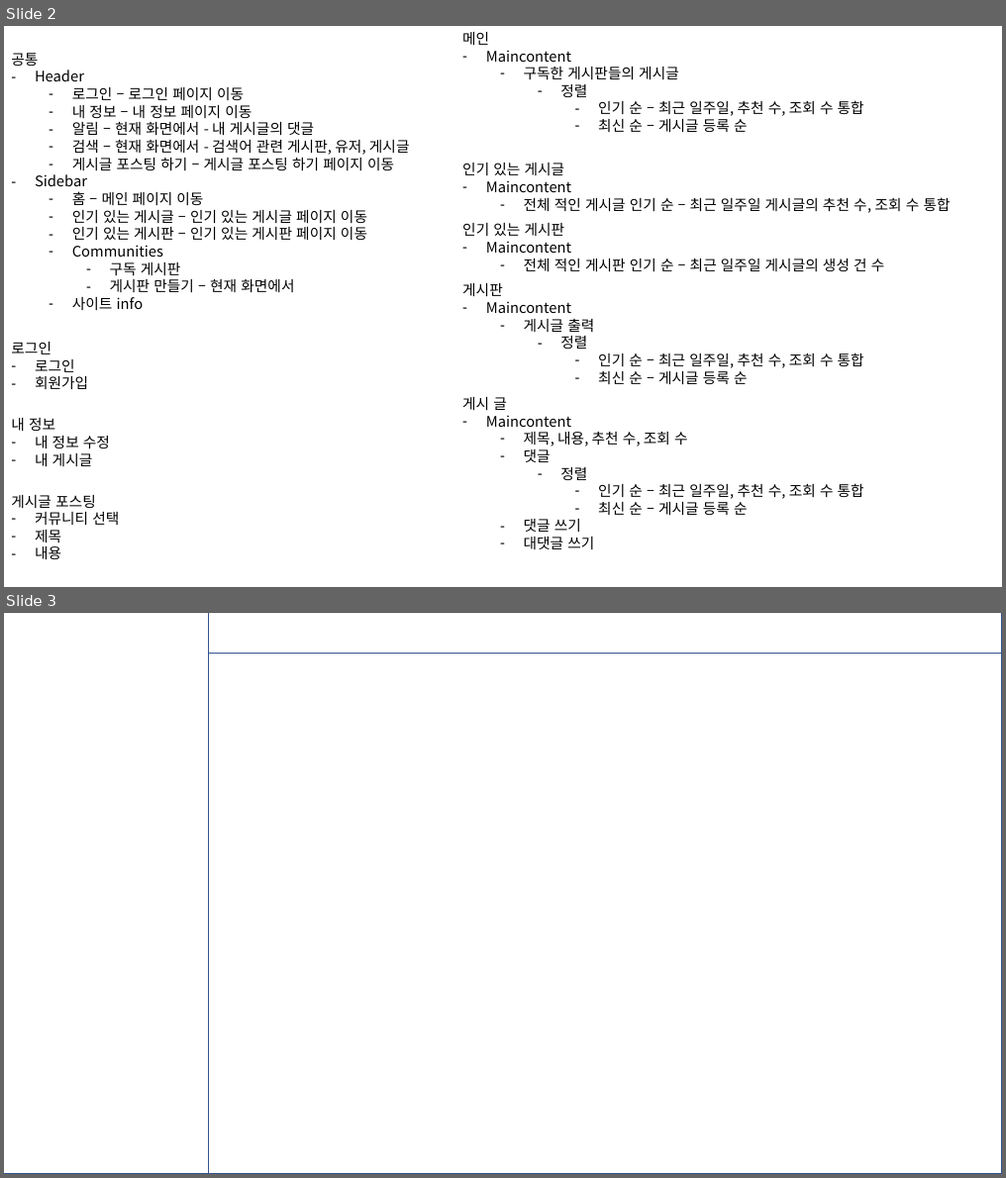
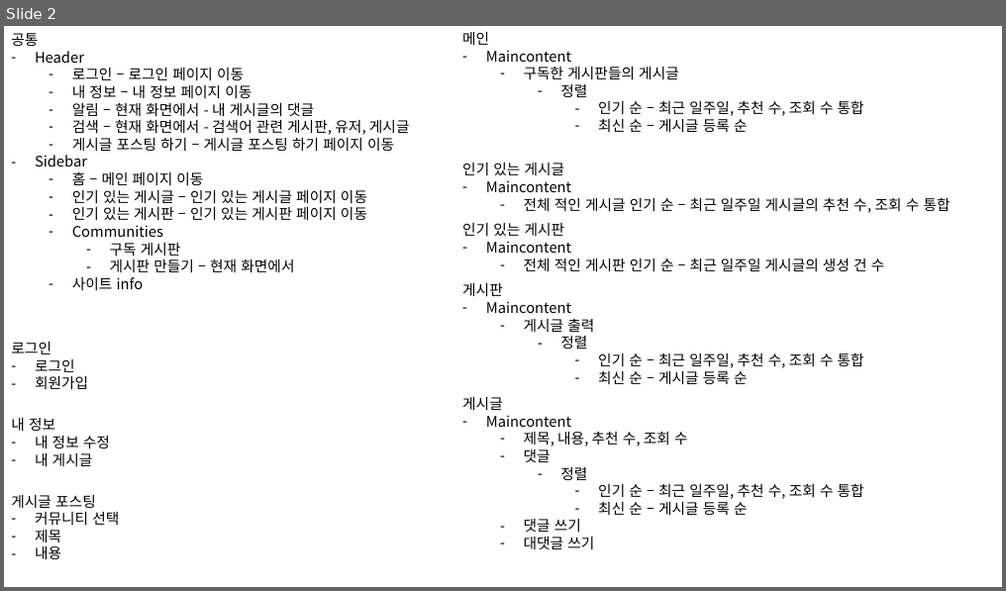
Before and after one commit to heegg02/wooriggiri, a slide deck: chatbot/db 구성.pptx. Shown one above the other, each under a label of ours: slides 2 and 3 before the commit, slide 2 after it. The pictures are 1006x1178 and 1006x591 pixels, drawn with LibreOffice and Linux fonts; fonts in the diff are those of the drawing. Boxes give left, top, right and bottom in pixels: in the first picture for what was removed or moved away, otherwise in the second. Text is boxed around its words. In the diff, an @@ line names an element or a change of style, - is before the commit and + after.

Commit message:
업데이트 react 연습 및 작업

```diff
--- a/chatbot/db 구성.pptx
+++ b/chatbot/db 구성.pptx
@@ slide 3 removed at [4,613,1002,1174], background #FFFFFF @@
@@ rectangle removed at [4,613,208,1174] @@
@@ rectangle removed at [208,613,1002,653] @@
@@ rectangle removed at [208,653,1002,1174] @@
@@ slide 2 changed as well @@
@@ text "공통": place and size @@
-text "공통" at [11,53,410,310]
+text "공통" at [11,33,410,290]
@@ text at [462,397,503,410]: spaces changed @@
-게시 글
+게시글
```
Also in this commit, not shown: 1 other slide changed, 2 slides added, 18 other files.
